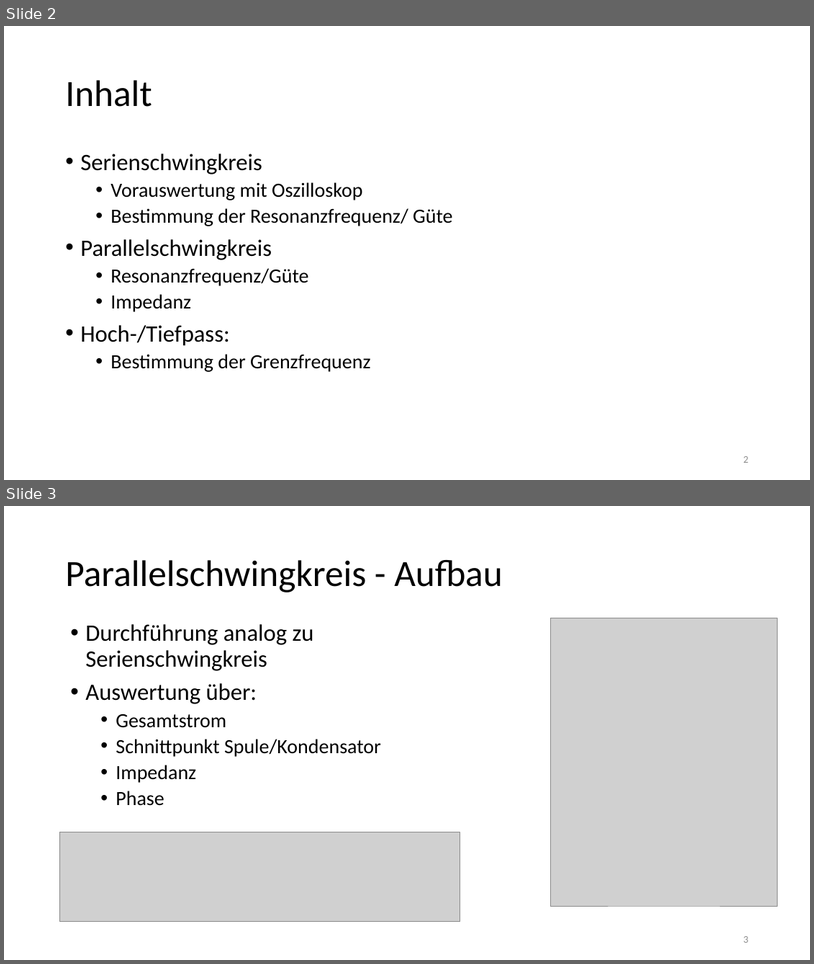
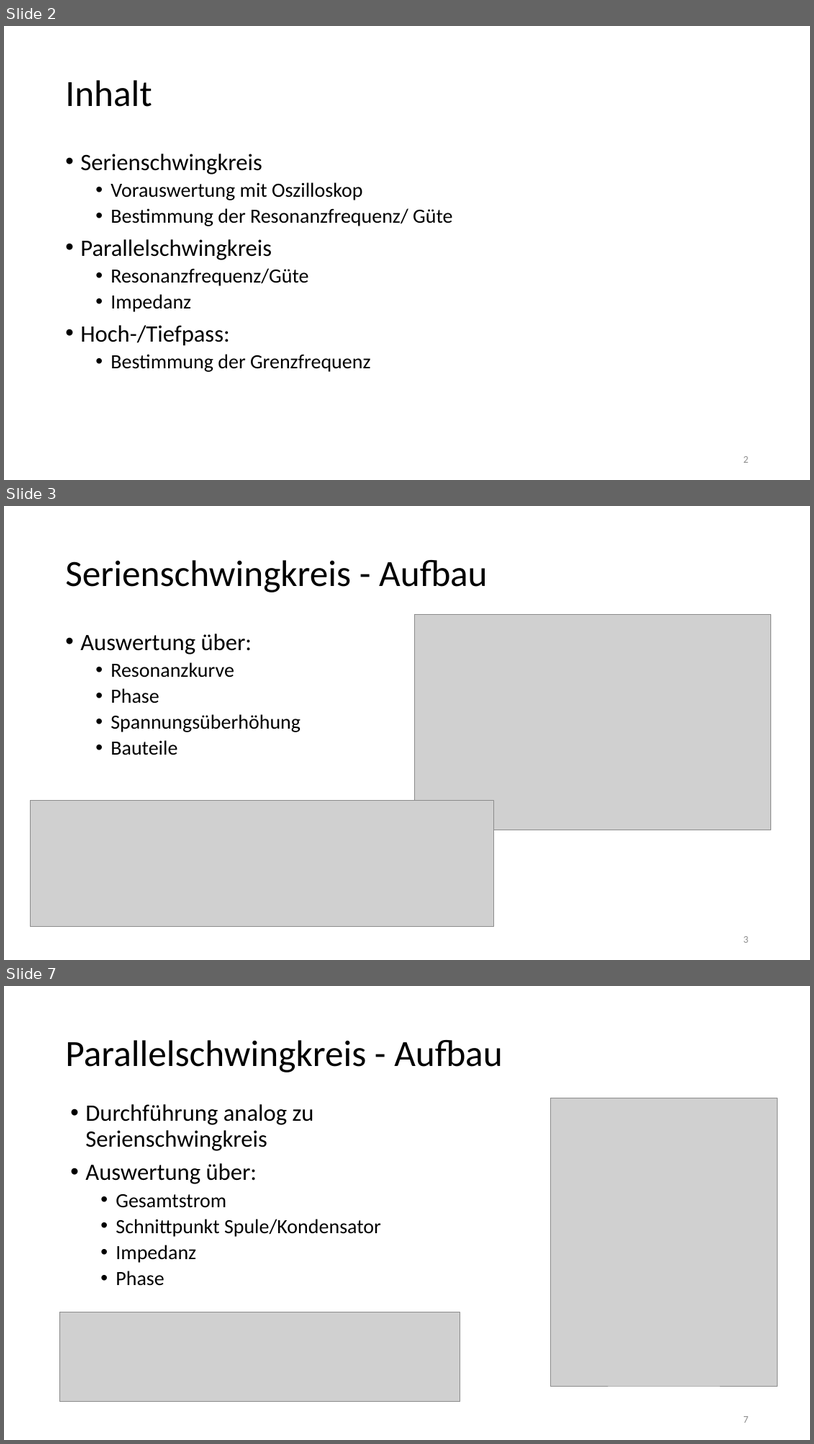
Before and after one commit to thewhitecat/grundpraktikum1, a slide deck: grundpraktikum2/E-Lehre/E-Lehre.pptx. Shown one above the other, each under a label of ours: slides 2 and 3 before the commit, slides 2, 3 and 7 after it; the slides between them are not shown. The pictures are 814x964 and 814x1444 pixels, drawn with LibreOffice and Linux fonts; fonts in the diff are those of the drawing; grey boxes stand for pictures. Boxes give left, top, right and bottom in pixels: in the first picture for what was removed or moved away, otherwise in the second. Text is boxed around its words. In the diff, an @@ line names an element or a change of style, - is before the commit and + after.

Commit message:
ppp?

```diff
--- a/grundpraktikum2/E-Lehre/E-Lehre.pptx
+++ b/grundpraktikum2/E-Lehre/E-Lehre.pptx
@@ slide 3 added at <box>4,506,810,960</box>, background #FFFFFF @@
@@ title added at <box>65,560,487,592</box>, 44 pt, text #000000 @@
+Serienschwingkreis - Aufbau
@@ text added at <box>80,633,301,755</box>, 24 pt, text #000000 @@
+• Auswertung über:
+  • Resonanzkurve
+  • Phase
+  • Spannungsüberhöhung
+  • Bauteile
@@ picture added at <box>415,614,771,830</box> @@
@@ picture added at <box>31,800,494,926</box> @@
@@ page number added at <box>743,936,748,942</box>, 12 pt, text #8C8C8C @@
+3
@@ what was slide 3 is now slide 7 @@
@@ page number at <box>743,1416,748,1422</box>: text changed @@
-3
+7
```
Also in this commit, not shown: 7 other slides added.
